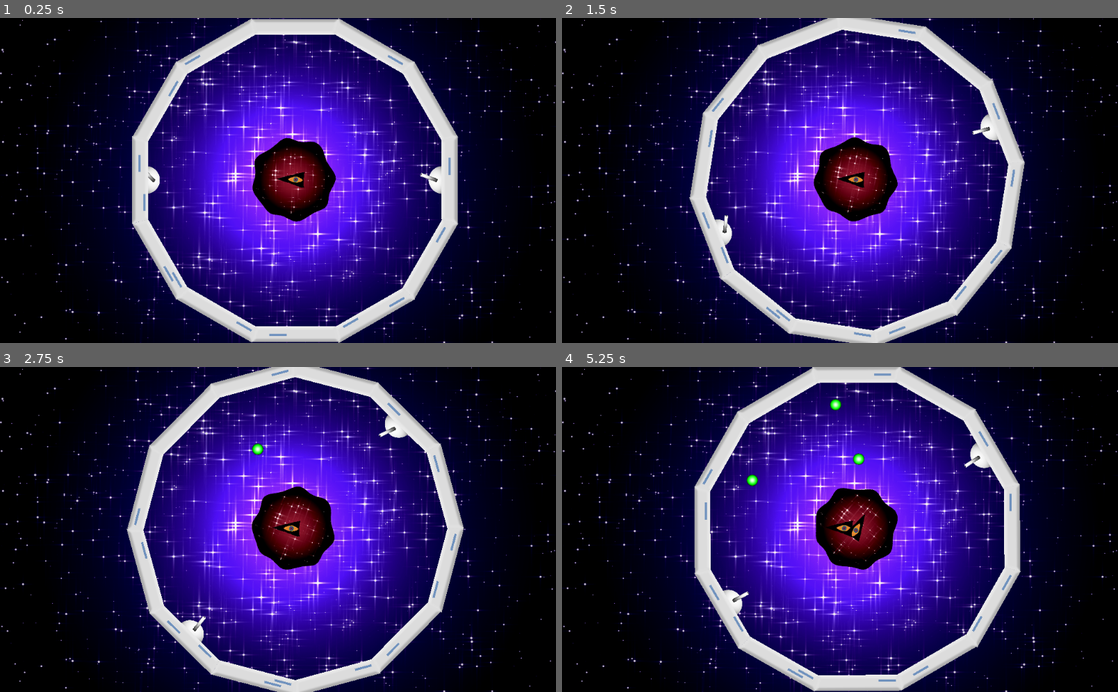
Above: before the commit, frames 1-4 (two rows, left to right).
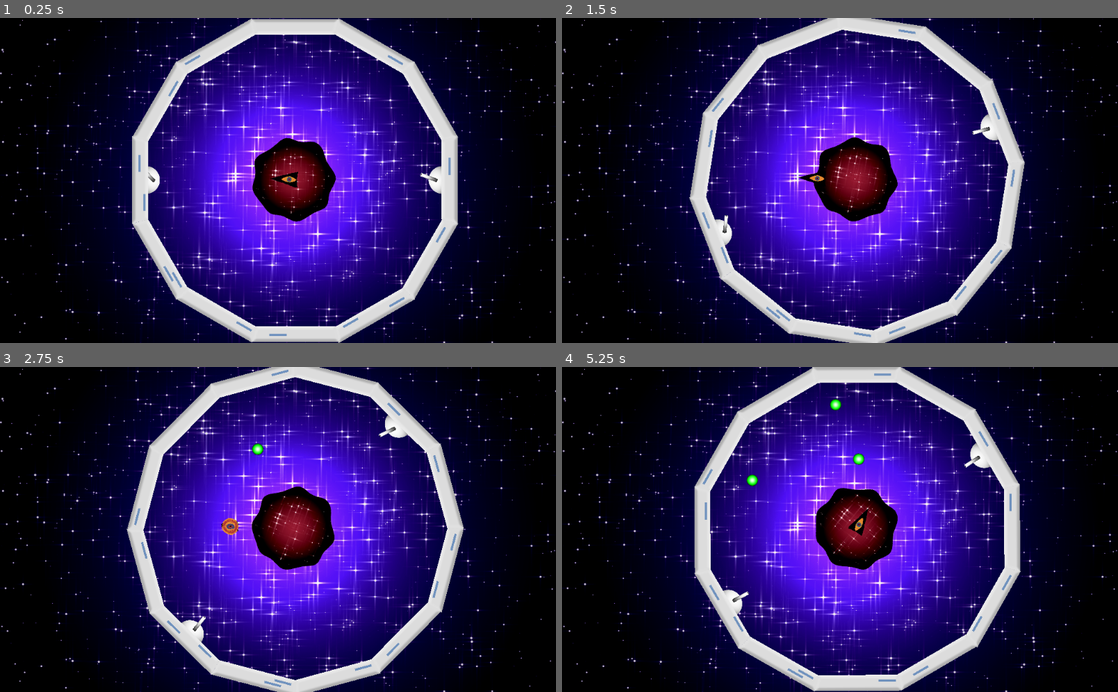
Above: after the commit, the same moments.

Repository: Thotht-Ash/LD-2020
Game: Godot game, scene res://World.tscn
The game is run twice, just before and just after one commit, with the same random seed, the same clock (stepped at 60 frames per second) and the same inputs.
Inputs (mouse positions are in pixels of both pictures, inside the frame that each line leads up to):
- Up to frame 1 (0.25 s): no input
- Up to frame 2 (1.5 s): move the mouse to (962, 164) at 0.52 s; hold D (rotate_clockwise) 0.53-1.28 s; tap A (rotate_counter) at 0.8, 1.35 s; move the mouse to (728, 196) at 1.27 s
- Up to frame 3 (2.75 s): click (166, 545) at 1.55 s; move the mouse to (333, 458) at 2.02 s; hold D (rotate_clockwise) from 2.03 s (still down); click (333, 458) at 2.1 s
- Up to frame 4 (5.25 s): move the mouse to (812, 594) at 2.77 s; release D (rotate_clockwise) at 2.78 s; tap D (rotate_clockwise) at 2.85, 4.55 s; tap A (rotate_counter) at 3.05 s; move the mouse to (1006, 578) at 3.52 s; hold A (rotate_counter) 3.53-4.28 s; click (1006, 578) at 3.8 s; tap Space (restart, bound only after the commit) at 4.15 s; move the mouse to (673, 480) at 4.27 s; click (673, 480) at 4.35 s; move the mouse to (867, 529) at 5.02 s; hold D (rotate_clockwise) from 5.03 s (still down)

The runs differ from the first frame. In frame 1, 0.2% of the frame differs, in the area x 48-55%, y 47-53%; in frame 2, 0.2%; in frame 3, 0.3%, in the area x 39-54%, y 46-53%; in frame 4, 0.3%.

Commit message:
Setting up a more distinct loss state

Diff:
--- a/LoopJam/BlackHole.gd
+++ b/LoopJam/BlackHole.gd
@@ -1,9 +1,5 @@
 extends Node2D
 
-
-# Declare member variables here. Examples:
-# var a = 2
-# var b = "text"
 var driller = load("res://Driller.tscn")
 var bouncer = load("res://Bouncer.tscn")
 var timer = 5
@@ -13,9 +9,8 @@
 	randomize()
 	spawn()
 	$Timer.start(timer)
-# Called every frame. 'delta' is the elapsed time since the previous frame.
-#func _process(delta):
-#	pass
+
+
 
 func spawn():
 	var enemy
@@ -29,3 +24,6 @@
 func _on_Timer_timeout():
 	spawn()
 	$Timer.start($Timer.time_left * 0.99)
+
+func _on_World_GameRestart():
+	timer = 5
--- a/LoopJam/Bouncer.tscn
+++ b/LoopJam/Bouncer.tscn
@@ -11,6 +11,7 @@
 script = ExtResource( 1 )
 
 [node name="Bouncer_Object" type="KinematicBody2D" parent="."]
+collision_layer = 5
 collision_mask = 0
 script = ExtResource( 2 )
 hitPoints = 2
--- a/LoopJam/Driller.tscn
+++ b/LoopJam/Driller.tscn
@@ -42,7 +42,8 @@
 collision_layer = 5
 collision_mask = 0
 script = ExtResource( 2 )
-speed = 20
+scale_v = 50
+acceleration = 15
 
 [node name="CollisionPolygon2D" type="CollisionPolygon2D" parent="Driller_Object"]
 position = Vector2( -0.0398885, -6.18427 )
--- a/LoopJam/Driller_Object.gd
+++ b/LoopJam/Driller_Object.gd
@@ -7,8 +7,11 @@
 signal destroy
 signal gameover
 
+
 var normalised_v
-var scale_v = 2
+export var scale_v = 2
+export var acceleration = 5
+var accelerationFactor = acceleration/1000+1
 
 func destroy():
 	if global_position.x < 0 or global_position.y < 0 or global_position.x > 1024 or global_position.y > 600:
@@ -53,4 +56,4 @@
 		#	pass # play wall animation
 		#else:
 		#	pass # play shot animation
-	scale_v = scale_v*1.005
+	scale_v = scale_v*accelerationFactor
--- a/LoopJam/Ship.gd
+++ b/LoopJam/Ship.gd
@@ -1,24 +1,30 @@
 extends Node2D
 
 signal shoot(plasma, direction, location)
-# Declare member variables here. Examples:
-# var a = 2
-# var b = "text"
 
+var gameOver = false
 
 # Called when the node enters the scene tree for the first time.
 func _ready():
 	pass # Replace with function body.
 
 func _process(_delta):
-	if Input.is_action_pressed("rotate_clockwise"):
-		rotation -= 0.01
-	if Input.is_action_pressed("rotate_counter"):
-		rotation += 0.01
-
+	if gameOver == false:
+		if Input.is_action_pressed("rotate_clockwise"):
+			rotation -= 0.01
+		if Input.is_action_pressed("rotate_counter"):
+			rotation += 0.01
 
 func _on_BlueCannon_shoot(Plasma, direction, location):
-	emit_signal("shoot", Plasma, direction - PI/2, location)
+	if gameOver == false:
+		emit_signal("shoot", Plasma, direction - PI/2, location)
 
 func _on_RedCannon_shoot(Plasma, direction, location):
-	emit_signal("shoot", Plasma, direction - PI/2, location)
+	if gameOver == false:
+		emit_signal("shoot", Plasma, direction - PI/2, location)
+
+func _on_World_GameOver():
+	gameOver = true
+
+func _on_World_GameRestart():
+	gameOver = false
--- a/LoopJam/World.gd
+++ b/LoopJam/World.gd
@@ -1,5 +1,9 @@
 extends Node2D
 
+signal GameOver
+signal GameRestart
+
+var gameOver = false
 
 # Declare member variables here. Examples:
 # var a = 2
@@ -24,4 +28,10 @@
 	add_child(p1)
 
 func end_state():
+	emit_signal("GameOver")
 	print("Endstate reached")
+
+func _input(event):
+	if Input.is_action_pressed("restart") && (gameOver == true):
+		gameOver = false
+		emit_signal("GameRestart")
--- a/LoopJam/World.tscn
+++ b/LoopJam/World.tscn
@@ -32,5 +32,9 @@
 [node name="CollisionShape2D" type="CollisionShape2D" parent="PlayArea"]
 position = Vector2( 512, 300 )
 shape = SubResource( 1 )
+[connection signal="GameOver" from="." to="BlackHole" method="_on_World_GameOver"]
+[connection signal="GameOver" from="." to="Ship" method="_on_World_GameOver"]
+[connection signal="GameRestart" from="." to="BlackHole" method="_on_World_GameRestart"]
+[connection signal="GameRestart" from="." to="Ship" method="_on_World_GameRestart"]
 [connection signal="shoot" from="Ship" to="." method="_on_Ship_shoot"]
 [connection signal="body_exited" from="PlayArea" to="PlayArea" method="_on_PlayArea_body_exited"]
--- a/LoopJam/cannon tube.gd
+++ b/LoopJam/cannon tube.gd
@@ -18,8 +18,9 @@
 
 # Called every frame. 'delta' is the elapsed time since the previous frame.
 func _process(delta):
-	look_at(get_global_mouse_position())
-	rotation += PI/2
+	if get_node("/root/World/Ship").gameOver == false:
+		look_at(get_global_mouse_position())
+		rotation += PI/2
 	timeSinceFiring += 1
 
 
--- a/LoopJam/project.godot
+++ b/LoopJam/project.godot
@@ -36,6 +36,11 @@
 "events": [ Object(InputEventMouseButton,"resource_local_to_scene":false,"resource_name":"","device":-1,"alt":false,"sh …(213 unchanged characters)…
  ]
 }
+restart={
+"deadzone": 0.5,
+"events": [ Object(InputEventKey,"resource_local_to_scene":false,"resource_name":"","device":0,"alt":false,"shift":false,"control":false,"meta":false,"command":false,"pressed":false,"scancode":32,"unicode":0,"echo":false,"script":null)
+ ]
+}
 
 [rendering]
 
